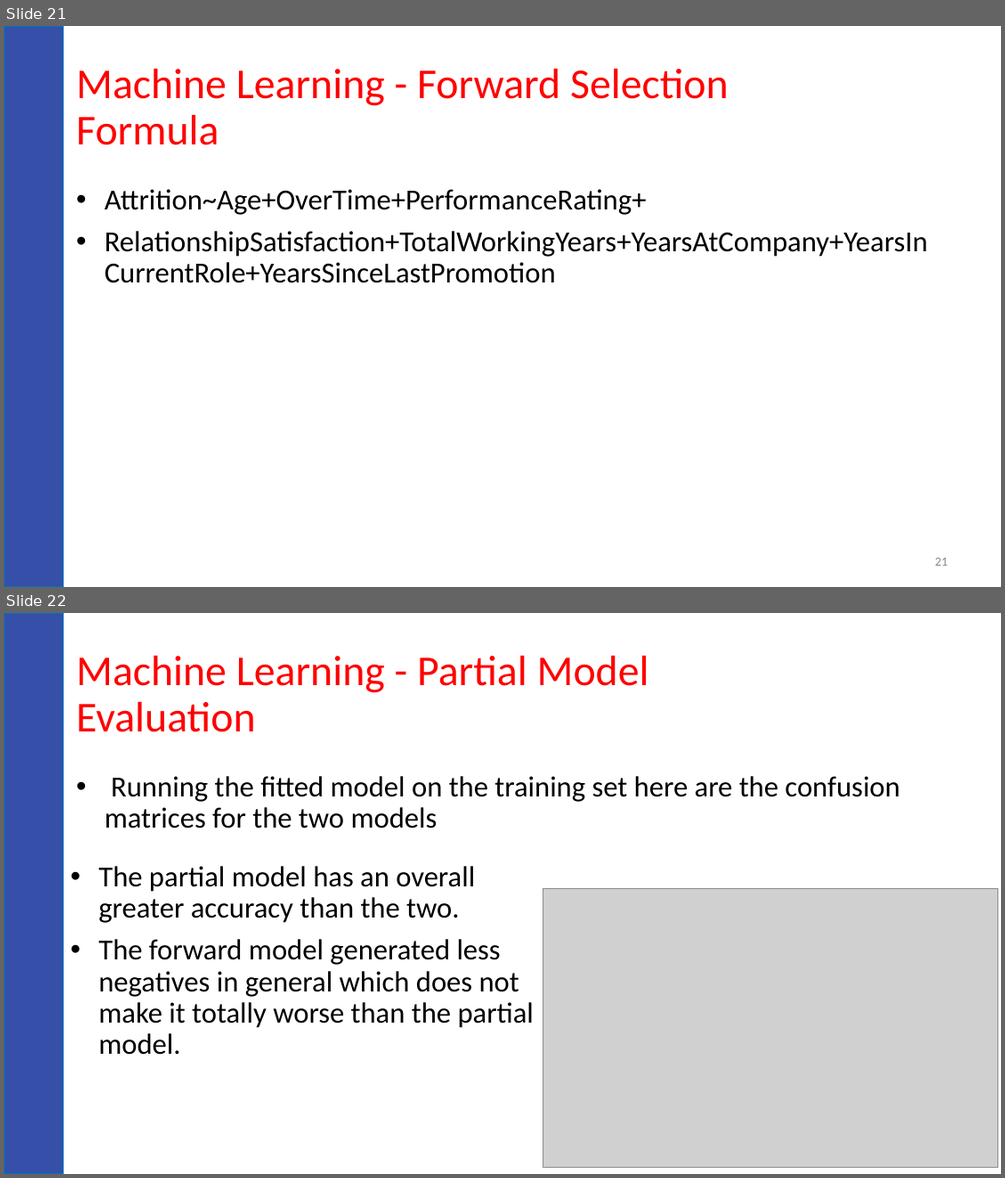
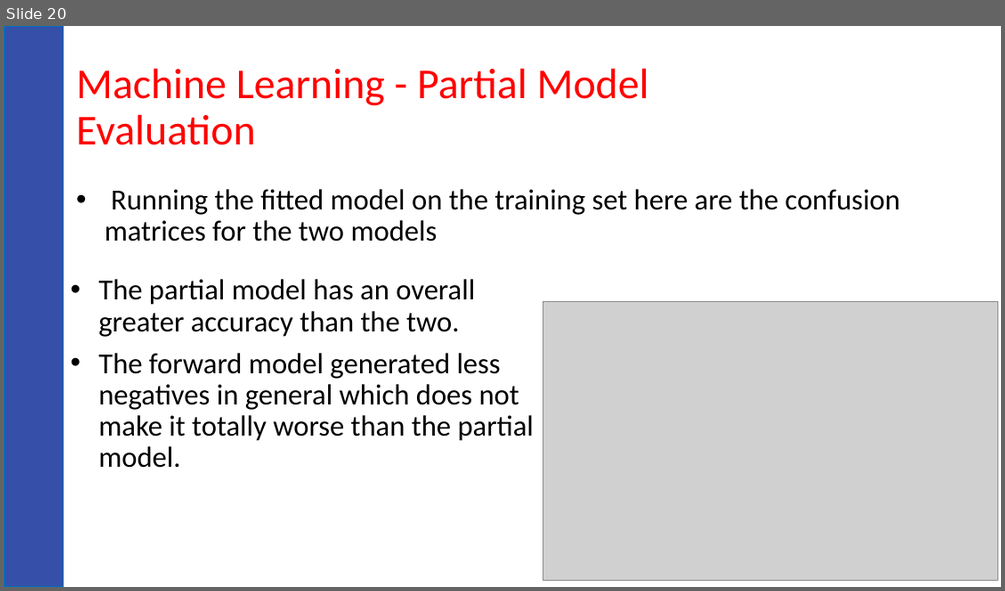
Before and after one commit to lepealec/MSDS-6306-Second-Case-Study, a slide deck: CS2 2.ppt. Shown one above the other, each under a label of ours: slides 21 and 22 before the commit, slide 20 after it. The pictures are 1005x1178 and 1005x591 pixels, drawn with LibreOffice and Linux fonts; fonts in the diff are those of the drawing; grey boxes stand for pictures; background and template pictures are left out. Boxes give left, top, right and bottom in pixels: in the first picture for what was removed or moved away, otherwise in the second. Text is boxed around its words. In the diff, an @@ line names an element or a change of style, - is before the commit and + after.

```diff
--- a/CS2 2.ppt
+++ b/CS2 2.ppt
@@ slide 21 removed at (4, 26, 1001, 587), background #FFFFFF; not listed: 1 template element that a slide beside it also shows @@
@@ title removed at (76, 68, 728, 145) @@
-Machine Learning - Forward Selection Formula
@@ text removed at (105, 189, 928, 283) @@
-• Attrition~Age+OverTime+PerformanceRating+
-• RelationshipSatisfaction+TotalWorkingYears+YearsAtCompany+YearsInCurrentRole+YearsSinceLastPromotion
@@ page number removed at (935, 557, 947, 565) @@
-21
@@ what was slide 22 is now slide 20 @@
```
Also in this commit, not shown: 1 slide changed, 1 other slide removed.
